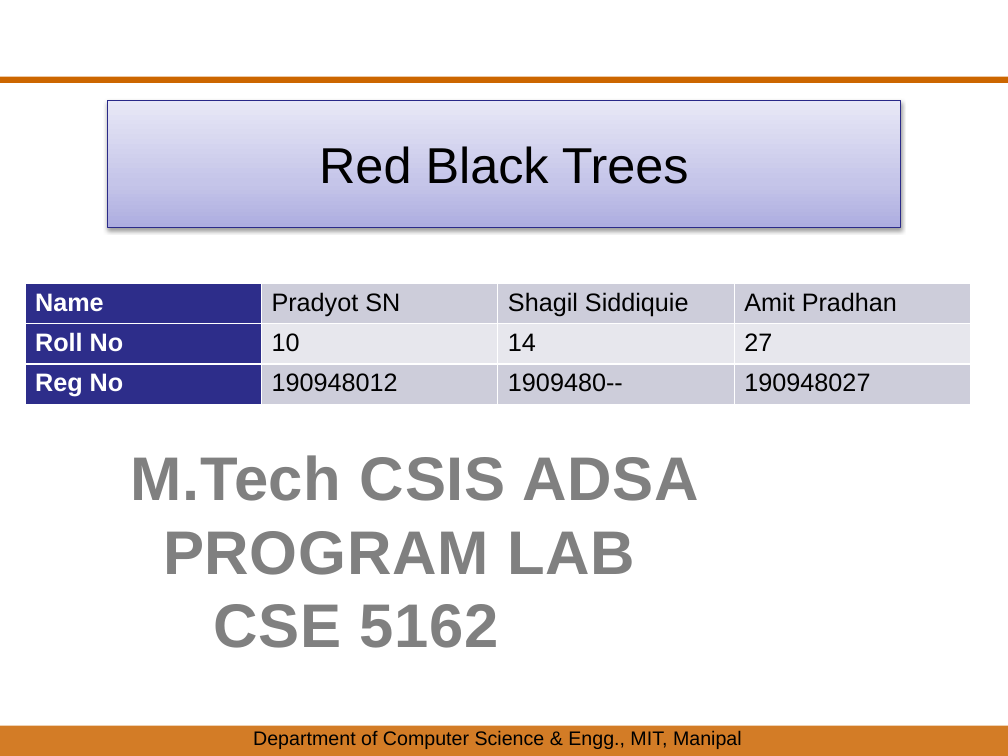
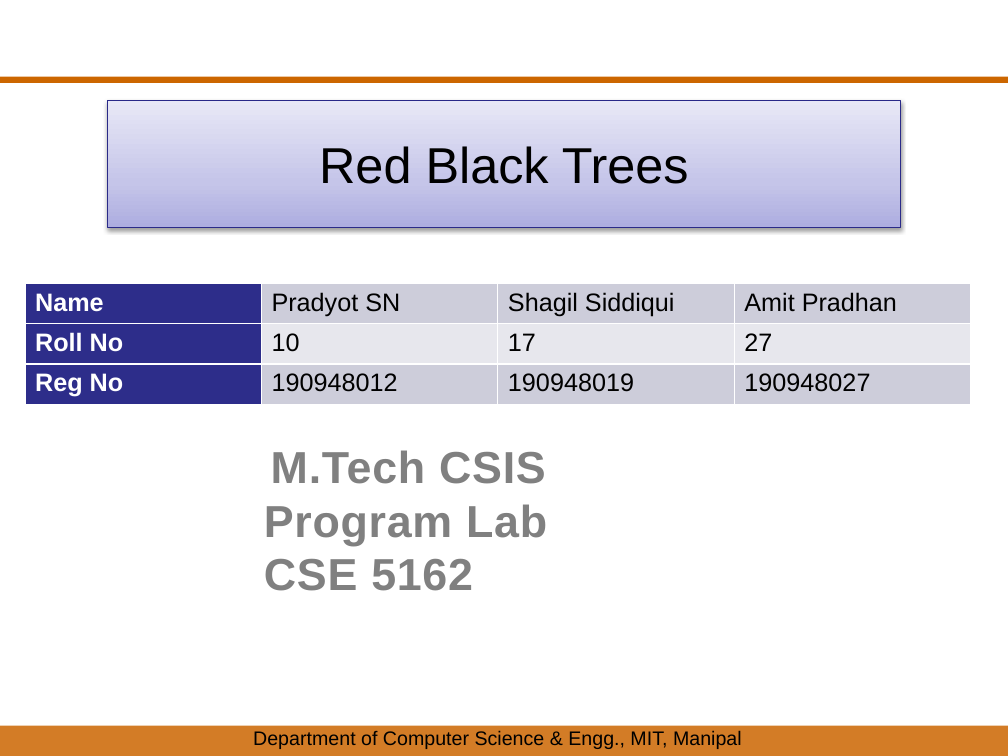
Before and after one commit to pradhanamit-eng/RedBlackTree, a slide deck: slide 1 of PPT/RedBlack_DS_PPT.pptx. Drawn at 1008x756 pixels with LibreOffice and Linux fonts; fonts in the diff are those of the drawing; background and template pictures are left out. Boxes give left, top, right and bottom in pixels: in the first picture for what was removed or moved away, otherwise in the second. Text is boxed around its words. In the diff, an @@ line names an element or a change of style, - is before the commit and + after.

```diff
--- a/PPT/RedBlack_DS_PPT.pptx
+++ b/PPT/RedBlack_DS_PPT.pptx
@@ table at <box>25,283,973,404</box> @@
-row 1, column 3: Shagil Siddiquie
+row 1, column 3: Shagil Siddiqui
-row 2, column 3: 14
+row 2, column 3: 17
-row 3, column 3: 1909480--
+row 3, column 3: 190948019
@@ text at <box>264,450,547,546</box>: text changed; size 44 to 32 pt @@
-M.Tech CSIS ADSA
-PROGRAM LAB
+M.Tech CSIS
+Program Lab
@@ text at <box>264,559,473,591</box>: size 44 to 32 pt in "CSE 5162" @@
```
Also in this commit, not shown: 3 slides added, 3 other files.
